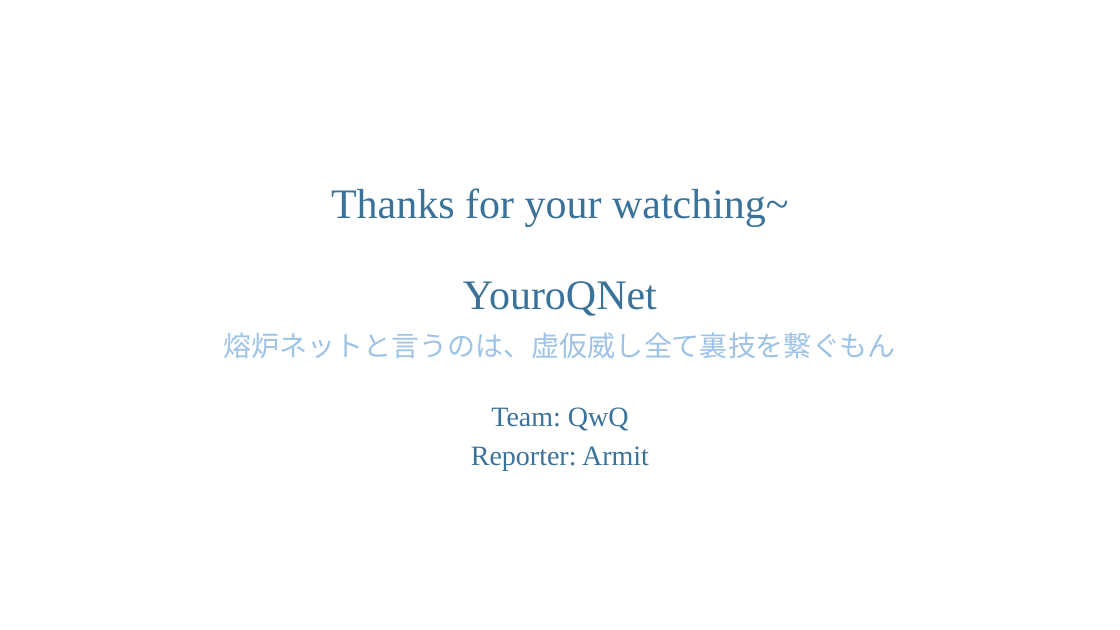
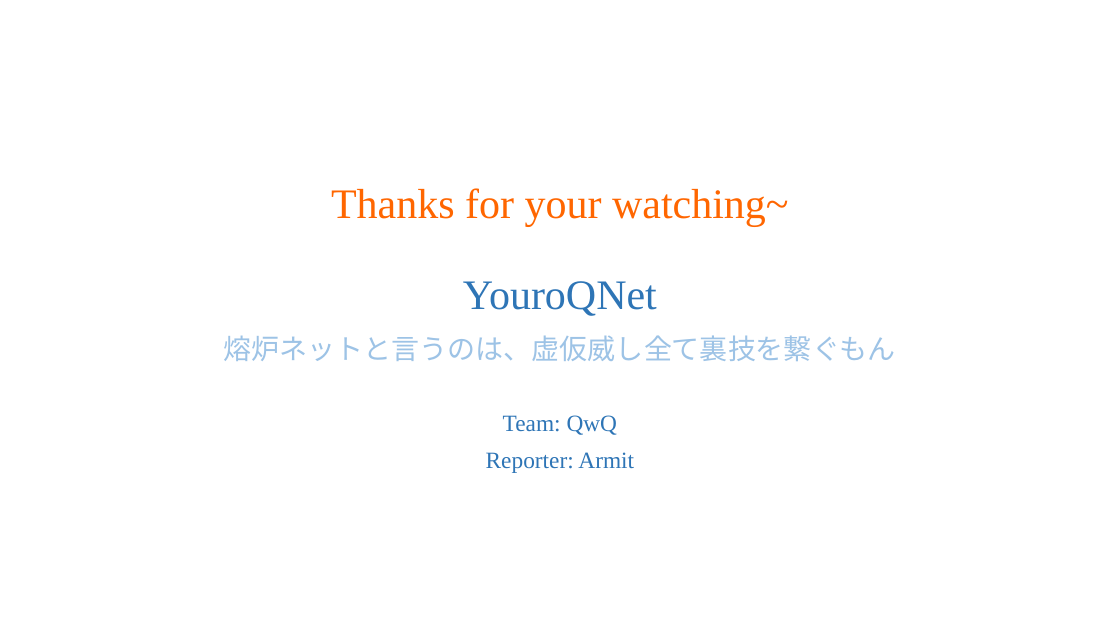
Before and after one commit to Kahsolt/YouroQNet, a slide deck: slide 25 of ref/YouroQNet.pptx (slide 19 before the commit). Drawn at 1120x630 pixels with LibreOffice and Linux fonts; fonts in the diff are those of the drawing. Boxes give left, top, right and bottom in pixels: in the first picture for what was removed or moved away, otherwise in the second. Text is boxed around its words. In the diff, an @@ line names an element or a change of style, - is before the commit and + after.

Commit message:
add final report PPT

```diff
--- a/ref/YouroQNet.pptx
+++ b/ref/YouroQNet.pptx
@@ title "Thanks for your watching~ YouroQNet" at [331,188,789,316]: text colour #3A729A to #FF6600 in "Thanks for your watching~"; text colour #3A729A to #2E75B6 in "YouroQNet" @@
@@ subtitle "熔炉ネットと言うのは、虚仮威し全て裏技を繋ぐもん" at [224,335,896,473]: size 24 to 20 pt, text colour #3A729A to #2E75B6 in "Team: QwQ", "Reporter: Armit"; line spacing 0.8 to 0.9 @@
```
Also in this commit, not shown: 10 other slides changed, 8 slides added, 2 slides removed, 2 other files.
